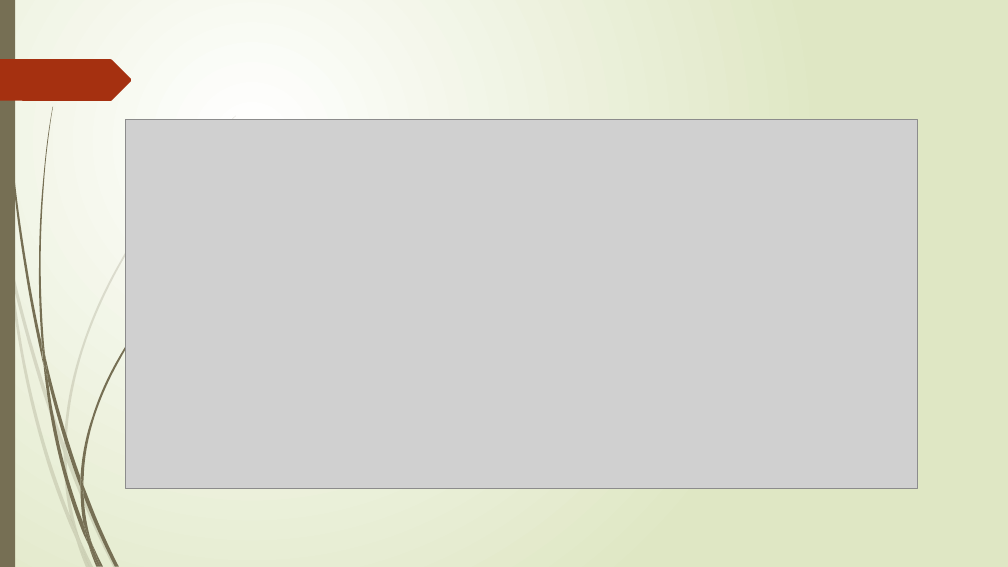
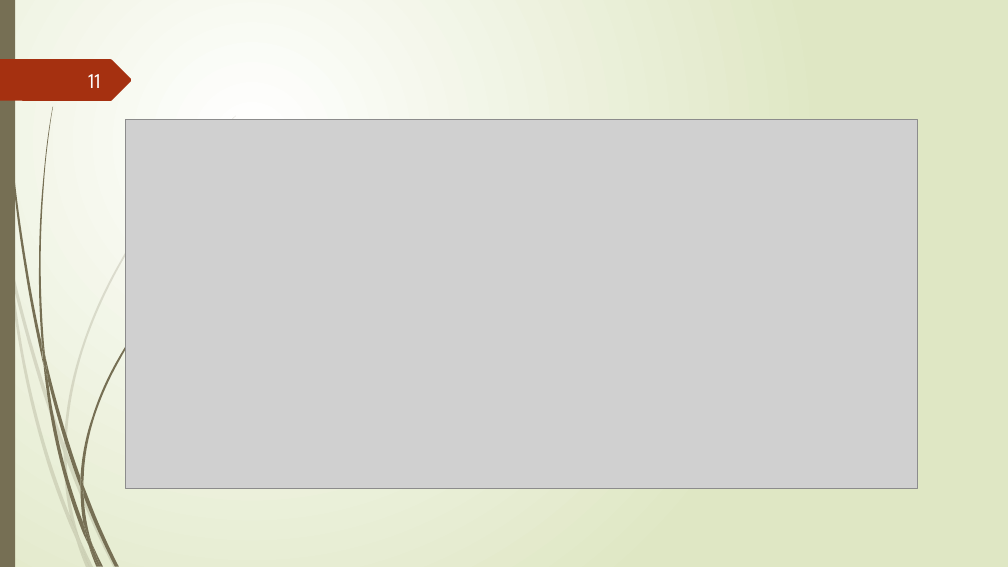
Before and after one commit to Mikiyas721/dijkstra-s-algorithm, a slide deck: slide 11 of docs/slides/Dijkstras new.pptx. Drawn at 1008x567 pixels with LibreOffice and Linux fonts; fonts in the diff are those of the drawing; grey boxes stand for pictures. Boxes give left, top, right and bottom in pixels: in the first picture for what was removed or moved away, otherwise in the second. Text is boxed around its words. In the diff, an @@ line names an element or a change of style, - is before the commit and + after.

```diff
--- a/docs/slides/Dijkstras new.pptx
+++ b/docs/slides/Dijkstras new.pptx
@@ page number added at [88, 74, 101, 88], 20 pt, text #FEFFFF @@
+11
```
Also in this commit, not shown: 24 other slides changed, 1 slide added, 6 other files.
